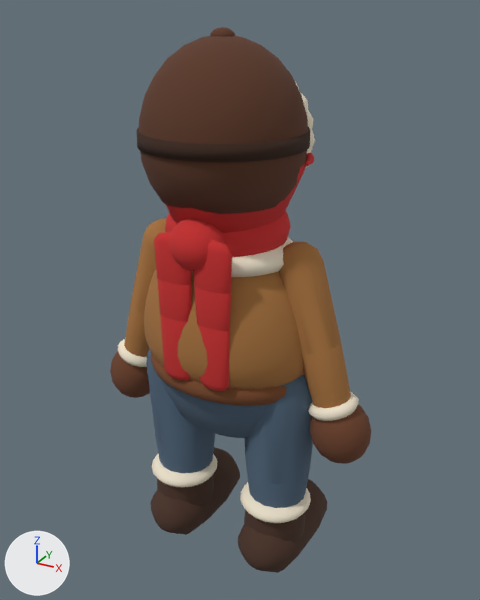
What one commit did to the glTF model assets/models/pilot.glb.
Both versions are drawn from a 50 mm camera at (0.66, -1.15, 1.221) aimed at (0.011, 0.029, 0.631). The axes (+X, +Y, +Z) are drawn at lower left. The lights are the same throughout. The older version comes first. Vertices at exactly the same position are counted once.

In view in the first picture: 'Pilot'.
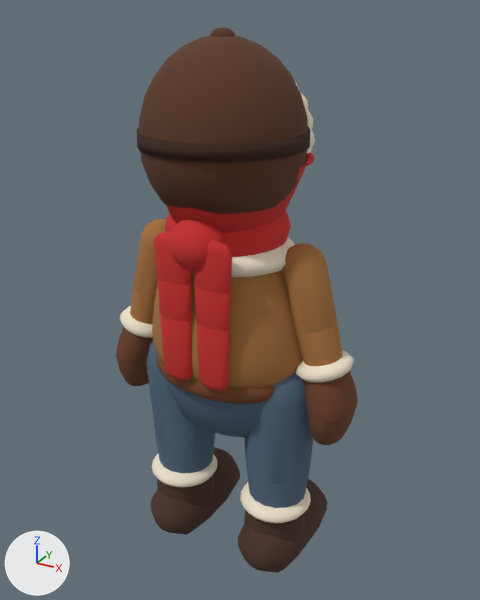
Changed parts and their boxes [x1, y1, x2, y2] in the pictures (480 x 600 px; the box of a moved part takes in the faces that stretch with it):
'Pilot', reshaped (7% narrower)
    before: [110, 27, 371, 573]
    after: [116, 27, 358, 573]
part 1 of me_pilot, moved or reshaped
    before: [151, 352, 287, 406]
    after: [157, 354, 275, 404]
part 2 of me_pilot, moved or reshaped
    before: [118, 339, 147, 367]
    after: [120, 306, 153, 338]
part 3 of me_pilot, moved or reshaped
    before: [308, 392, 359, 421]
    after: [295, 350, 354, 383]
part 4 of me_pilot, rebuilt
    before: [160, 378, 286, 438]
    after: [165, 378, 260, 437]
part 5 of me_pilot, rebuilt (15% narrower, 26% shorter)
    before: [278, 242, 351, 408]
    after: [281, 243, 343, 366]
part 6 of me_pilot, rebuilt (16% narrower, 24% shorter)
    before: [124, 218, 167, 357]
    after: [130, 219, 166, 324]
part 7 of me_pilot, rebuilt
    before: [110, 351, 150, 398]
    after: [118, 363, 149, 386]
part 8 of me_pilot, rebuilt
    before: [309, 404, 371, 464]
    after: [308, 411, 355, 445]
part 9 of me_pilot, added (brown)
    after: [116, 327, 153, 366]
part 10 of me_pilot, added (brown)
    after: [304, 371, 358, 425]
part 11 of me_pilot, moved or reshaped
    before: [154, 272, 295, 389]
    after: [158, 270, 281, 389]

The change, as a list of edits to the scene's bpy script:
```text
Change me_pilot:
    used by ob_pilot; location = (0.0, 0.0, 0.0)
    remove me_pilot.from_pydata(...)  # 7976 vertices, 15846 faces; spans x -0.336..0.336, y -0.183..0.191, z -0.002..1.189
    add me_pilot.from_pydata(...)  # 9460 vertices, 18778 faces; spans x -0.3..0.3, y -0.183..0.191, z -0.002..1.189
    me_pilot part 1: the loose piece of 160 vertices spanning x -0.19..0.19, y -0.145..0.145, z 0.46..0.513 is scaled about its middle by (0.928, 0.939, 1)
    me_pilot part 2: the loose piece of 102 vertices spanning x -0.305..-0.201, y -0.054..0.054, z 0.424..0.478 is multiplied about its middle by the matrix ((1.114, 0.0, -0.051), (0.0, 1.16, 0.0), (0.013, 0.0, 1.053)), then moved by (0.025, 0.0, 0.089)
    me_pilot part 3: the loose piece of 102 vertices spanning x 0.201..0.305, y -0.054..0.054, z 0.424..0.478 is multiplied about its middle by the matrix ((1.114, 0.0, 0.051), (0.0, 1.16, 0.0), (-0.013, 0.0, 1.053)), then moved by (-0.025, 0.0, 0.089)
    me_pilot part 4: the loose piece of 278 vertices spanning x -0.19..0.19, y -0.125..0.125, z 0.316..0.594 is rebuilt with 280 vertices and now spans x -0.177..0.177, y -0.12..0.12, z 0.318..0.591
    me_pilot part 5: the loose piece of 245 vertices spanning x 0.116..0.298, y -0.048..0.048, z 0.389..0.798 is rebuilt with 252 vertices and now spans x 0.127..0.272, y -0.046..0.046, z 0.477..0.796
    me_pilot part 6: the loose piece of 245 vertices spanning x -0.298..-0.116, y -0.048..0.048, z 0.389..0.798 is rebuilt with 252 vertices and now spans x -0.272..-0.127, y -0.046..0.046, z 0.477..0.796
    me_pilot part 7: the loose piece of 146 vertices spanning x -0.336..-0.205, y -0.058..0.067, z 0.318..0.466 is rebuilt with 394 vertices and now spans x -0.298..-0.205, y -0.07..0.07, z 0.365..0.493
    me_pilot part 8: the loose piece of 146 vertices spanning x 0.205..0.336, y -0.058..0.067, z 0.318..0.466 is rebuilt with 394 vertices and now spans x 0.205..0.298, y -0.07..0.07, z 0.365..0.493
    me_pilot part 9: a new loose piece of 408 vertices spanning x -0.3..-0.19, y -0.07..0.07, z 0.417..0.546, in mat_pilot_mitt (brown #6b4029)
    me_pilot part 10: a new loose piece of 408 vertices spanning x 0.19..0.3, y -0.07..0.07, z 0.417..0.546, in mat_pilot_mitt (brown #6b4029)
    me_pilot part 11: 348 vertices moved from x -0.201..0.201, y -0.153..0.168, z 0.504..0.845 to x -0.181..0.181, y -0.141..0.155, z 0.504..0.845; 50 vertices removed from x -0.181..0.126, y -0.143..0.136, z 0.504..0.752; 50 vertices added at x -0.173..0.116, y -0.136..0.131, z 0.504..0.752
    other edits to the shape of me_pilot do not show in these pictures
```
